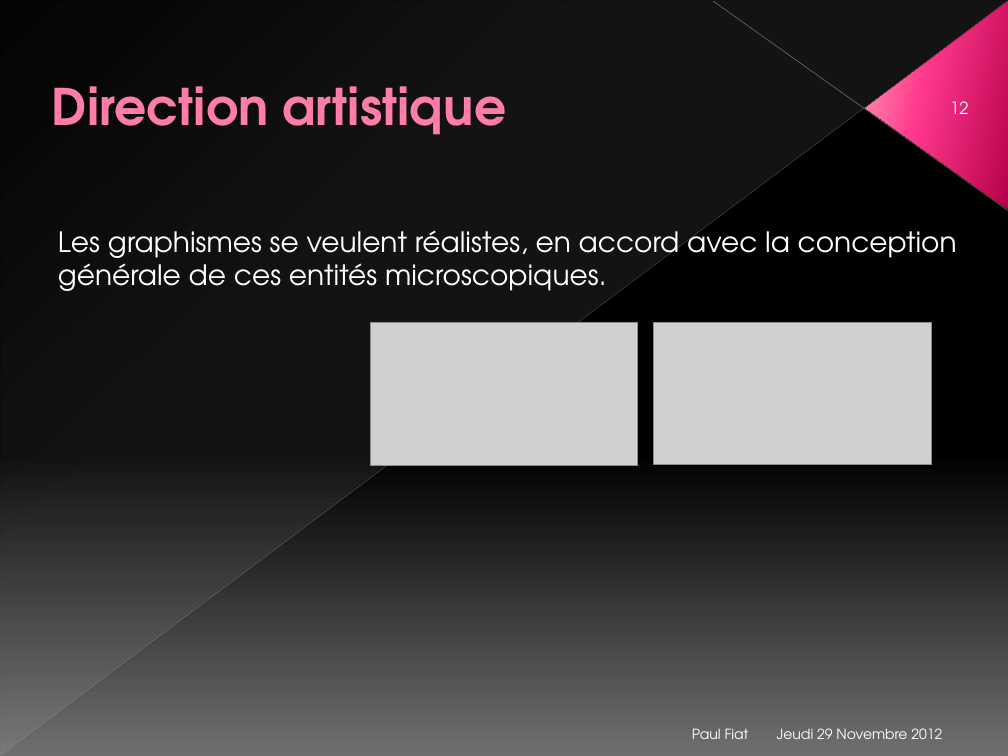
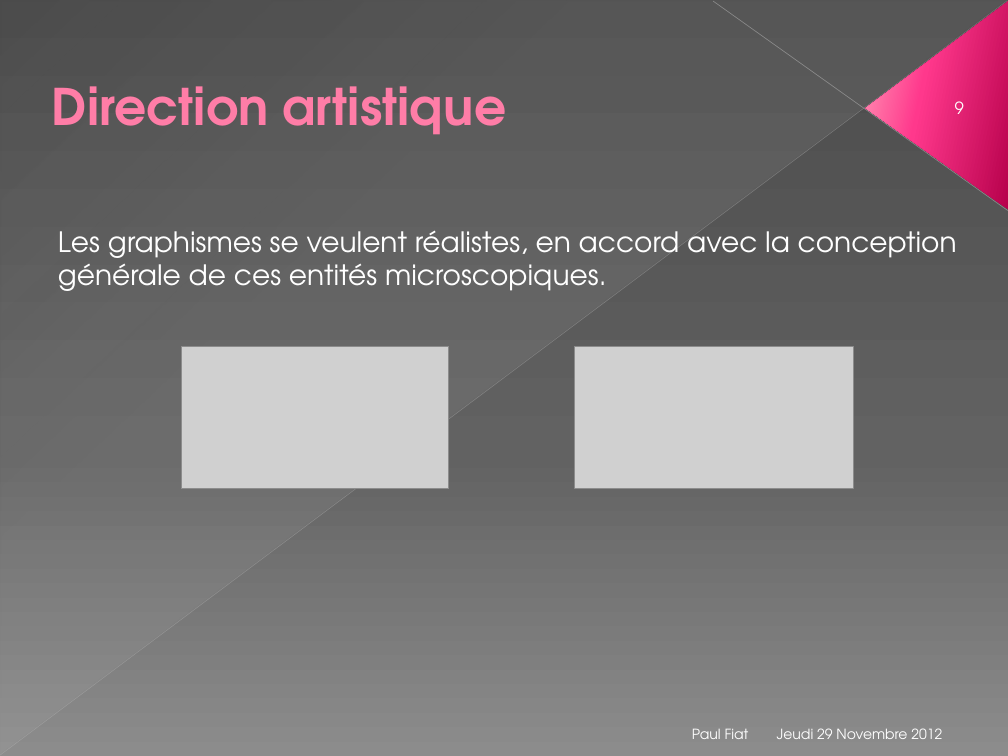
Before and after one commit to Nyarlygames/OBG, a slide deck: slide 9 of GD/Présentation.pptx (slide 12 before the commit). Drawn at 1008x756 pixels with LibreOffice and Linux fonts; fonts in the diff are those of the drawing; grey boxes stand for pictures. Boxes give left, top, right and bottom in pixels: in the first picture for what was removed or moved away, otherwise in the second. Text is boxed around its words. In the diff, an @@ line names an element or a change of style, - is before the commit and + after.

```diff
--- a/GD/Présentation.pptx
+++ b/GD/Présentation.pptx
@@ background gradient #000000 to #707070 to gradient #4A4A4A to #626262 to #8C8C8C @@
@@ page number at (955, 101, 964, 114): text changed @@
-12
+9
@@ picture: place and size @@
-picture at (370, 323, 638, 465)
+picture at (181, 347, 450, 489)
@@ picture: place and size @@
-picture at (653, 323, 931, 465)
+picture at (575, 347, 853, 489)
```
Also in this commit, not shown: 10 other slides changed, 2 slides removed, 45 other files.
